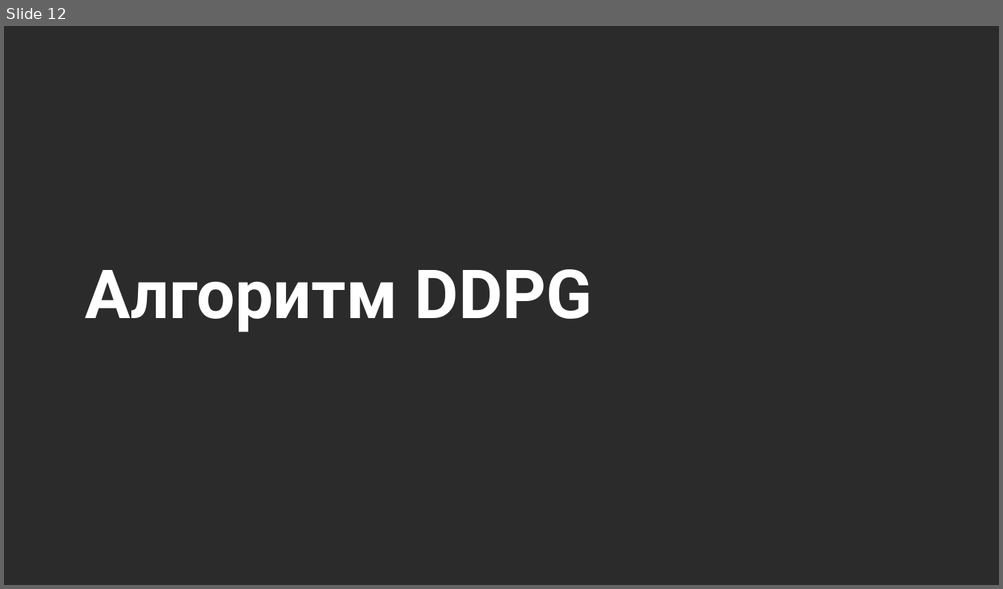
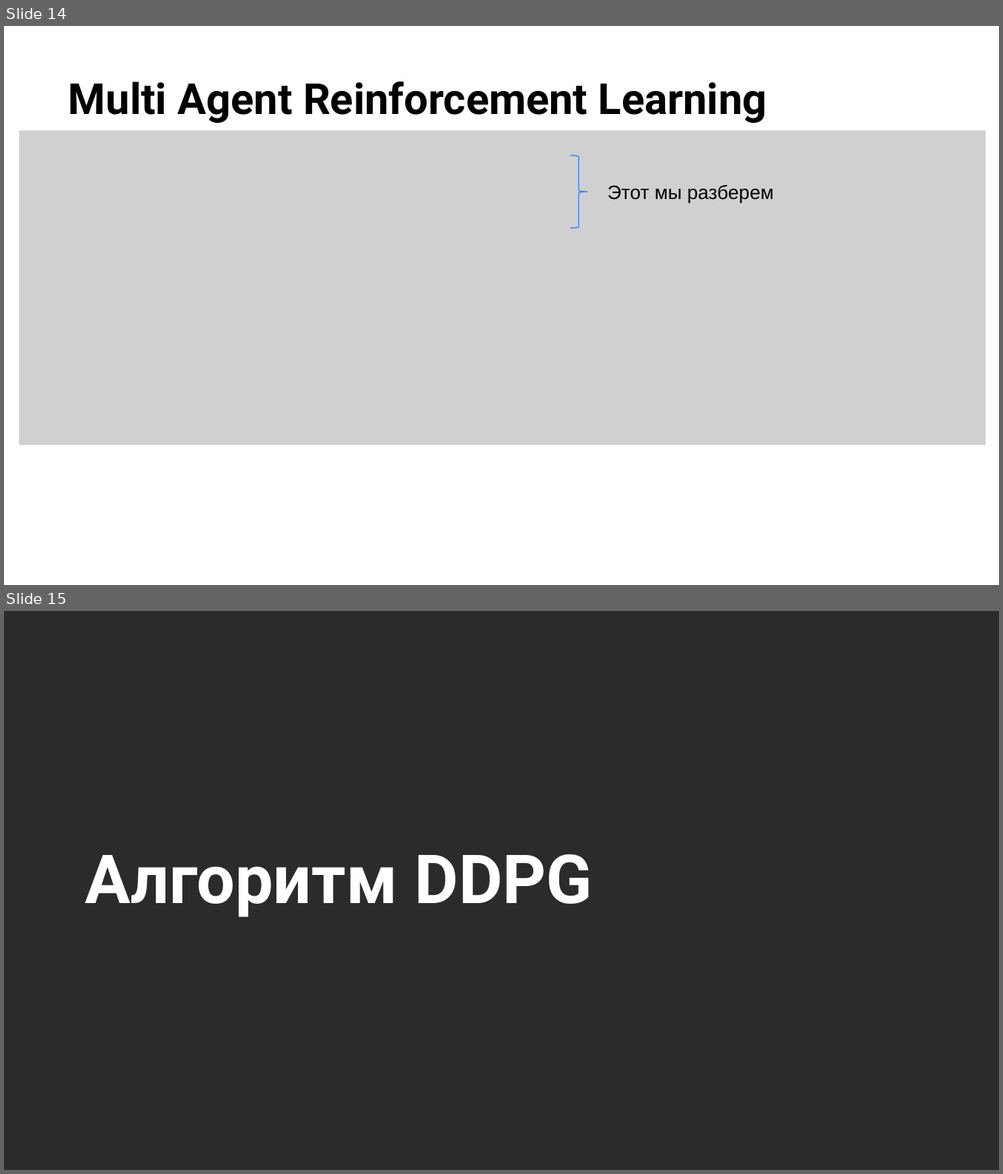
Before and after one commit to stureiko/Otus_lectures, a slide deck: RL/03 - Продвинутые темы Reinforcement Learning/03 - 02 Multiagent learning (MARL - DDPG)/MARL DDPG.pptx. Shown one above the other, each under a label of ours: slide 12 before the commit, slides 14 and 15 after it. The pictures are 1003x589 and 1003x1174 pixels, drawn with LibreOffice and Linux fonts; fonts in the diff are those of the drawing; grey boxes stand for pictures; background and template pictures are left out; a plain dark background stands for a picture behind light text. Boxes give left, top, right and bottom in pixels: in the first picture for what was removed or moved away, otherwise in the second. Text is boxed around its words. In the diff, an @@ line names an element or a change of style, - is before the commit and + after.

```diff
--- a/RL/03 - Продвинутые темы Reinforcement Learning/03 - 02 Multiagent learning (MARL - DDPG)/MARL DDPG.pptx
+++ b/RL/03 - Продвинутые темы Reinforcement Learning/03 - 02 Multiagent learning (MARL - DDPG)/MARL DDPG.pptx
@@ slide 14 added at [4, 26, 999, 585], background picture (left out) @@
@@ title added at [68, 82, 767, 123], 31 pt, text #000000, bold @@
+Multi Agent Reinforcement Learning
@@ picture added at [19, 130, 984, 445] @@
@@ right brace added at [570, 156, 587, 228], outline #3C81F3 0.75 pt @@
@@ text added at [607, 185, 774, 204], 14 pt, text #000000 @@
+Этот мы разберем
@@ what was slide 12 is now slide 15 @@
```
Also in this commit, not shown: 3 slides changed, 6 other slides added, 2 slides removed.
